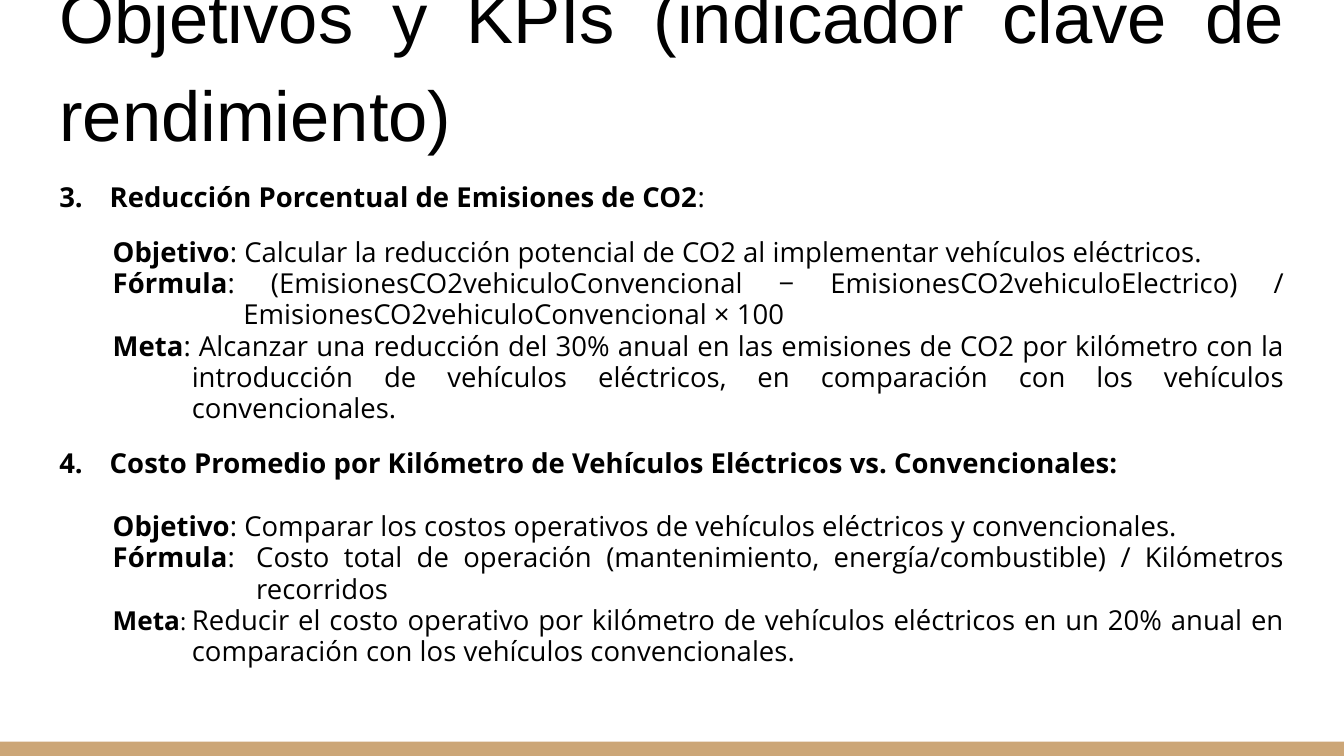
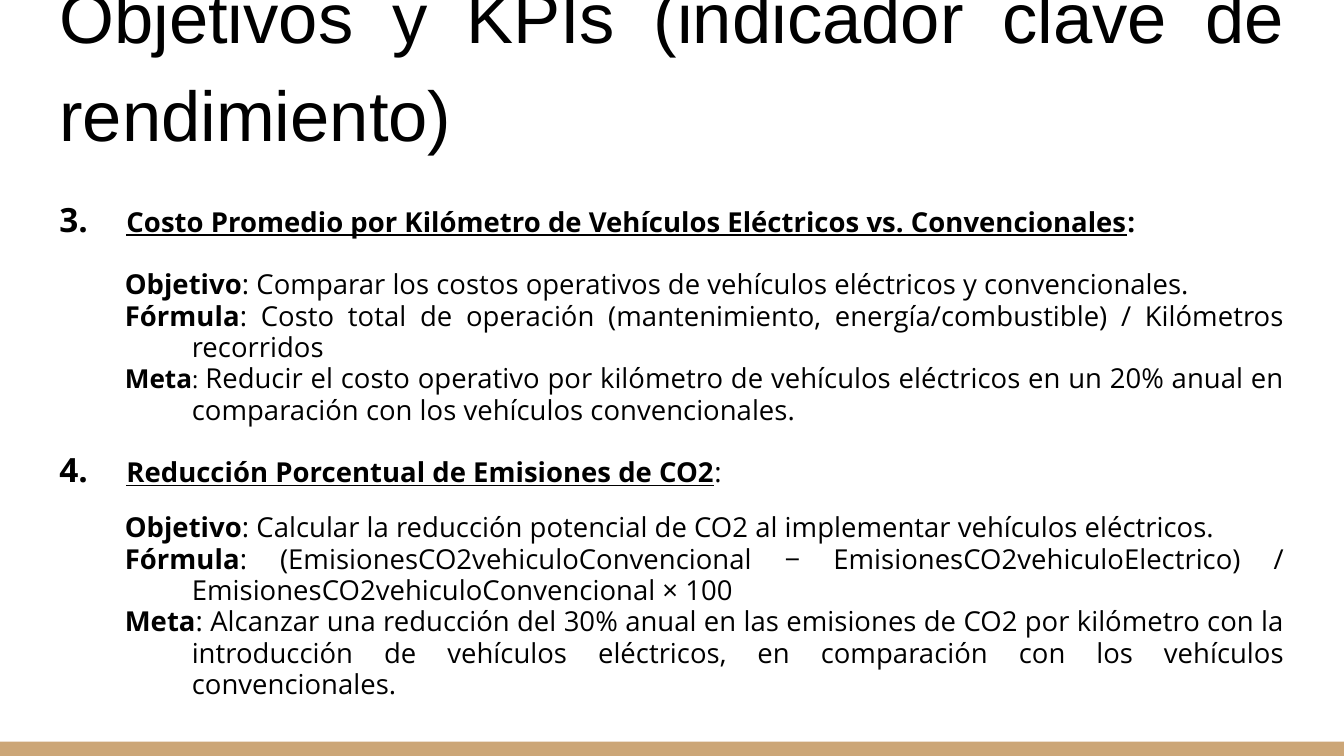
Before and after one commit to Chinaskidev/Dataminds-Consulting, a slide deck: slide 10 of Documentacion/Spring_1/Demo Sprint 1.pptx. Drawn at 1344x756 pixels with LibreOffice and Linux fonts; fonts in the diff are those of the drawing. Boxes give left, top, right and bottom in pixels: in the first picture for what was removed or moved away, otherwise in the second. Text is boxed around its words. In the diff, an @@ line names an element or a change of style, - is before the commit and + after.

```diff
--- a/Documentacion/Spring_1/Demo Sprint 1.pptx
+++ b/Documentacion/Spring_1/Demo Sprint 1.pptx
@@ text at [125, 211, 1284, 427]: paragraphs added @@
+3. Costo Promedio por Kilómetro de Vehículos Eléctricos vs. Convencionales:
+  Objetivo: Comparar los costos operativos de vehículos eléctricos y convencionales.
+  Fórmula: Costo total de operación (mantenimiento, energía/combustible) / Kilómetros recorridos
+  Meta: Reducir el costo operativo por kilómetro de vehículos eléctricos en un 20% anual en comparación con los vehículos convencionales.
@@ text at [110, 452, 1284, 668]: paragraphs removed @@
-4. Costo Promedio por Kilómetro de Vehículos Eléctricos vs. Convencionales:
-  Objetivo: Comparar los costos operativos de vehículos eléctricos y convencionales.
-  Fórmula: Costo total de operación (mantenimiento, energía/combustible) / Kilómetros recorridos
-  Meta: Reducir el costo operativo por kilómetro de vehículos eléctricos en un 20% anual en comparación con los vehículos convencionales.
@@ text at [125, 461, 1284, 695]: underline on in "Reducción Porcentual de Emisiones de CO2:"; indent changed @@
```
Also in this commit, not shown: 8 other slides changed, 1 slide added, 1 other file.
